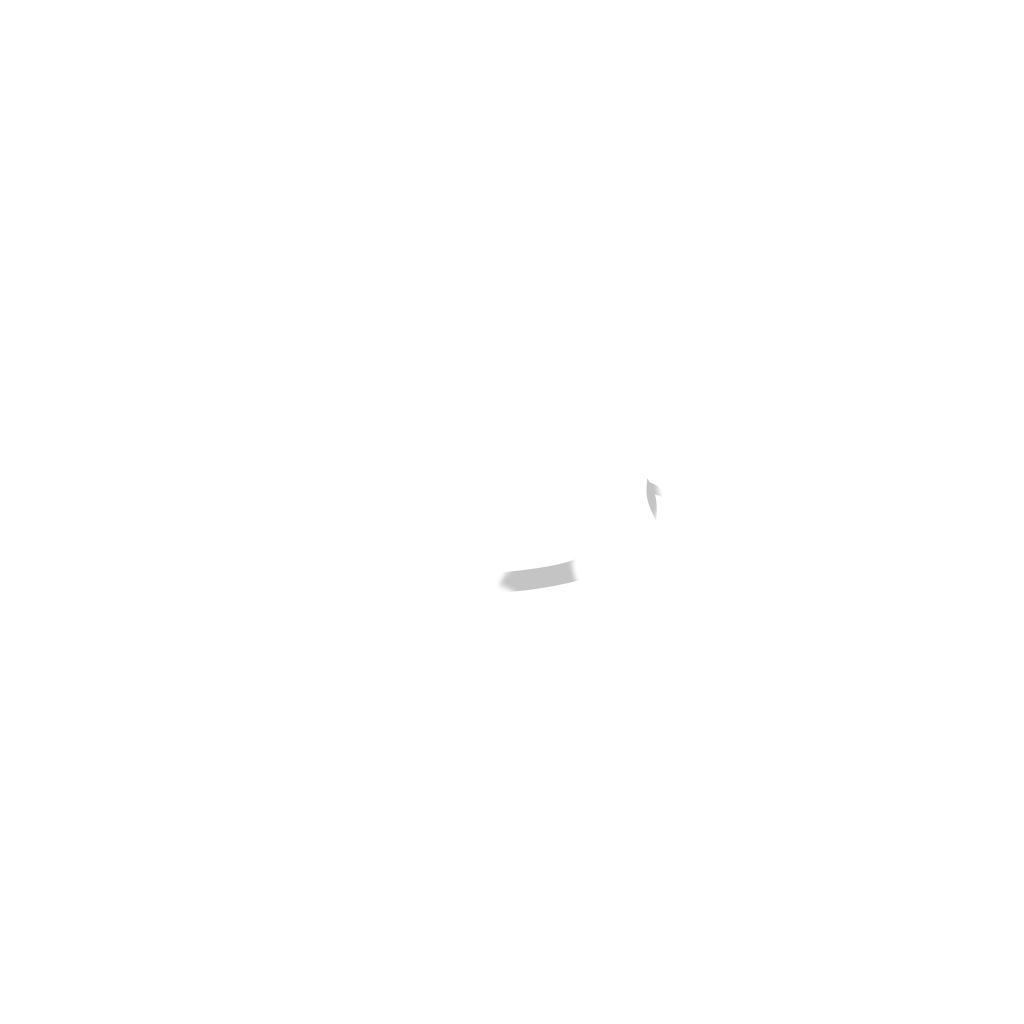
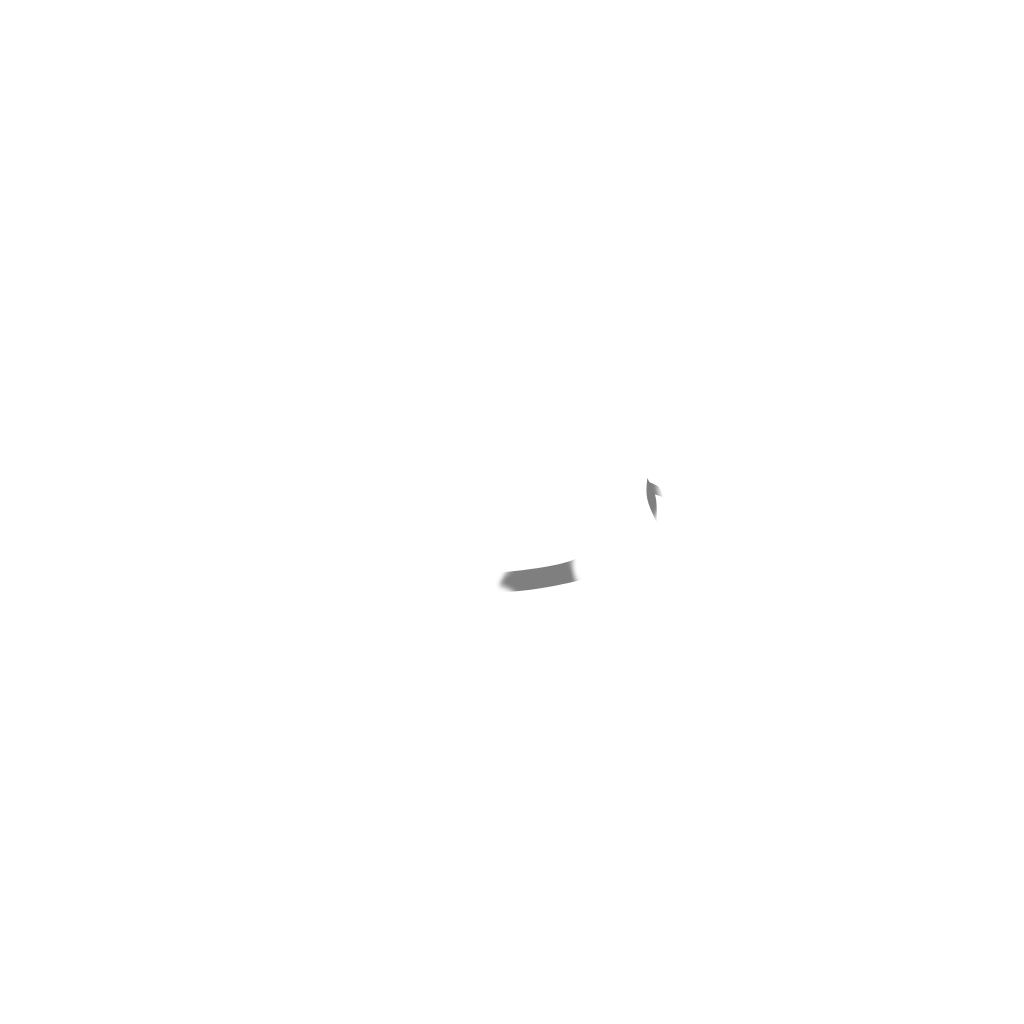
The second 1024×1024 image is a revision of the first. Changes to its layers:
painted on "Background", masked it over [496, 478, 663, 592]